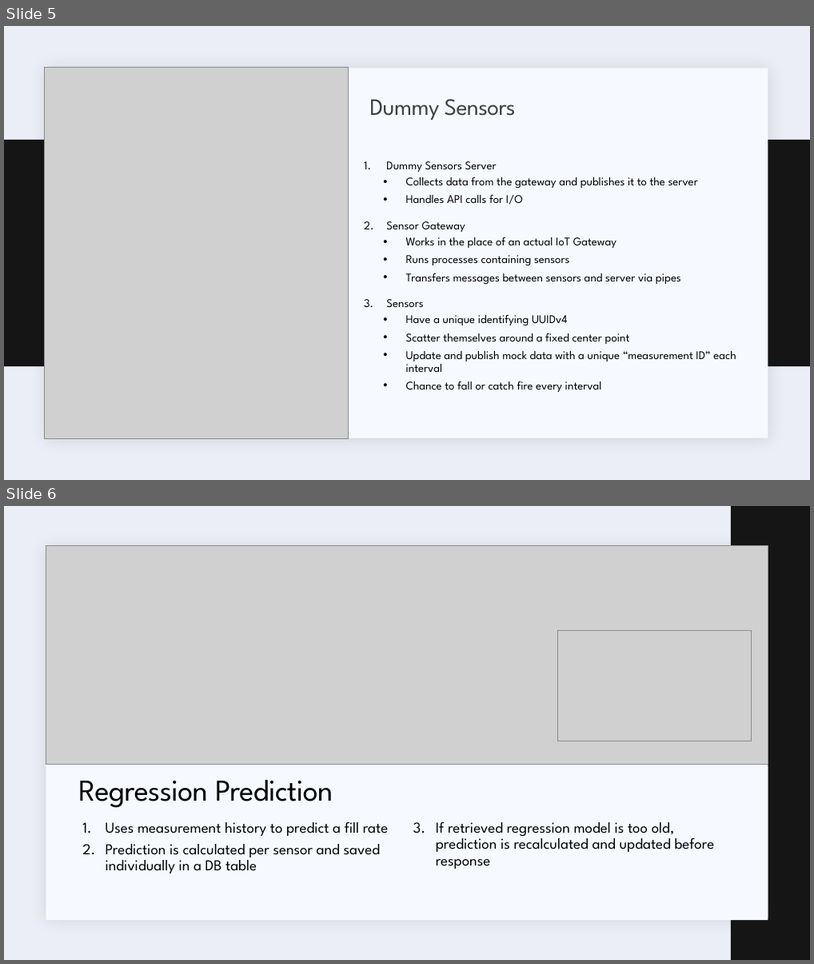
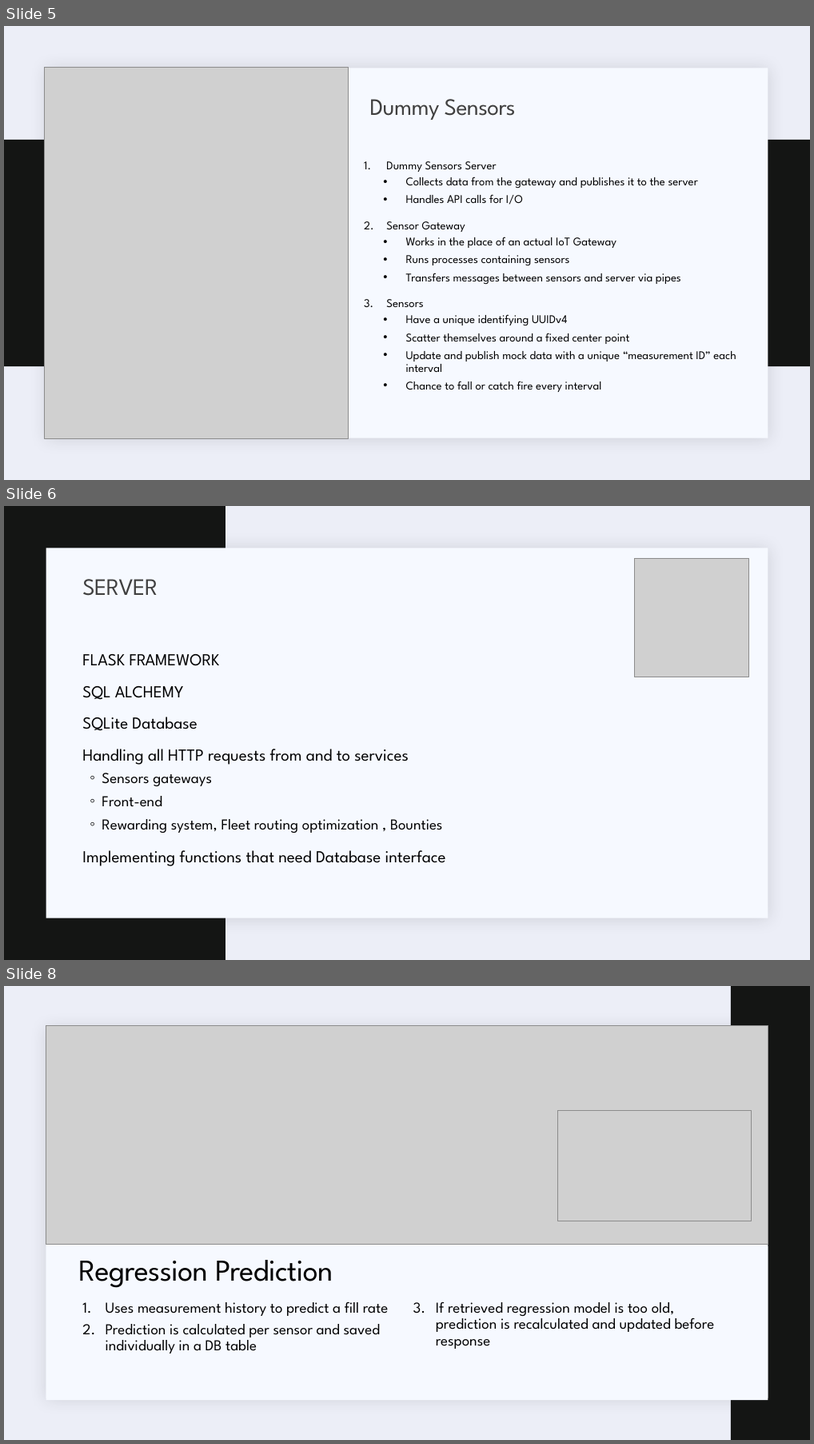
Before and after one commit to marios-stam/Project_IOT, a slide deck: Powerpoints/Final Presentation/Waste-management-Frank.pptx. Shown one above the other, each under a label of ours: slides 5 and 6 before the commit, slides 5, 6 and 8 after it; the slides between them are not shown. The pictures are 814x964 and 814x1444 pixels, drawn with LibreOffice and Linux fonts; fonts in the diff are those of the drawing; grey boxes stand for pictures. Boxes give left, top, right and bottom in pixels: in the first picture for what was removed or moved away, otherwise in the second. Text is boxed around its words. In the diff, an @@ line names an element or a change of style, - is before the commit and + after.

```diff
--- a/Powerpoints/Final Presentation/Waste-management-Frank.pptx
+++ b/Powerpoints/Final Presentation/Waste-management-Frank.pptx
@@ slide 6 added at bbox=[4, 506, 810, 960], background #ECEEF7; not listed: 1 template element that a slide beside it also shows @@
@@ rectangle added at bbox=[4, 506, 226, 960], fill #141514 @@
@@ picture added at bbox=[635, 559, 749, 676] @@
@@ title added at bbox=[82, 579, 158, 596], 28 pt, text #404040 @@
+SERVER
@@ text added at bbox=[82, 654, 446, 866], 20 pt, text #000000 @@
+  FLASK FRAMEWORK
+  SQL ALCHEMY
+  SQLite Database
+  Handling all HTTP requests from and to services
+  ◦ Sensors gateways
+  ◦ Front-end
+  ◦ Rewarding system, Fleet routing optimization , Bounties
+  Implementing functions that need Database interface
@@ what was slide 6 is now slide 8 @@
```
Also in this commit, not shown: 2 other slides added.
